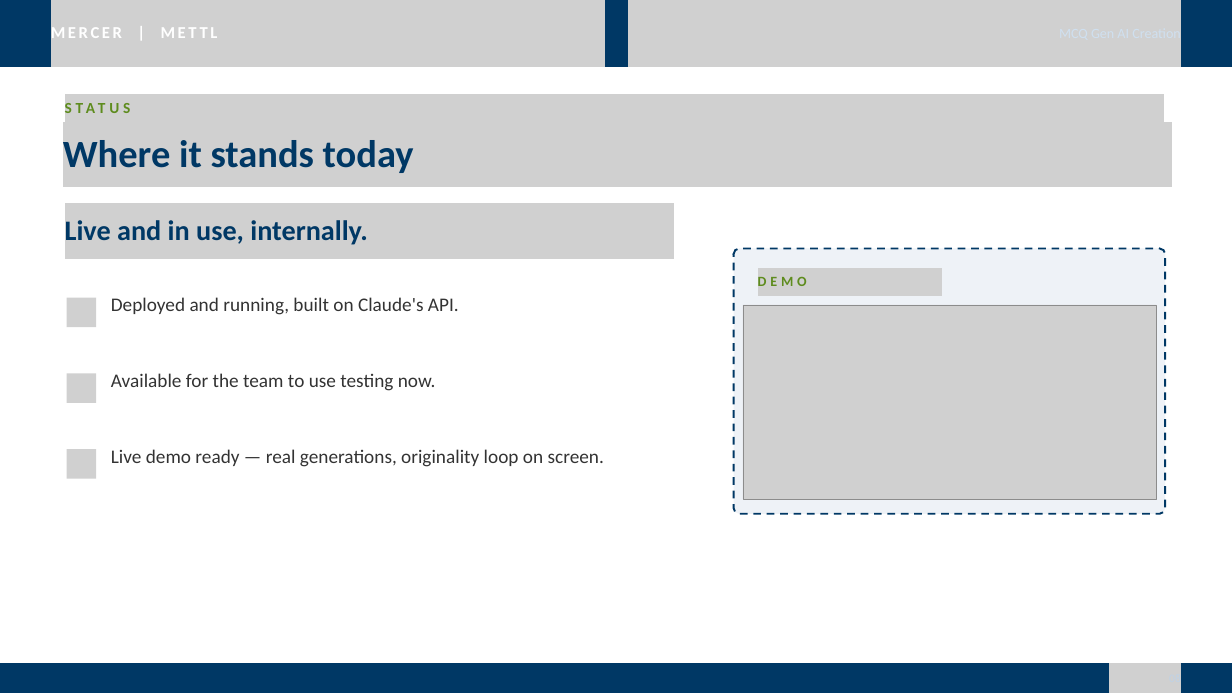
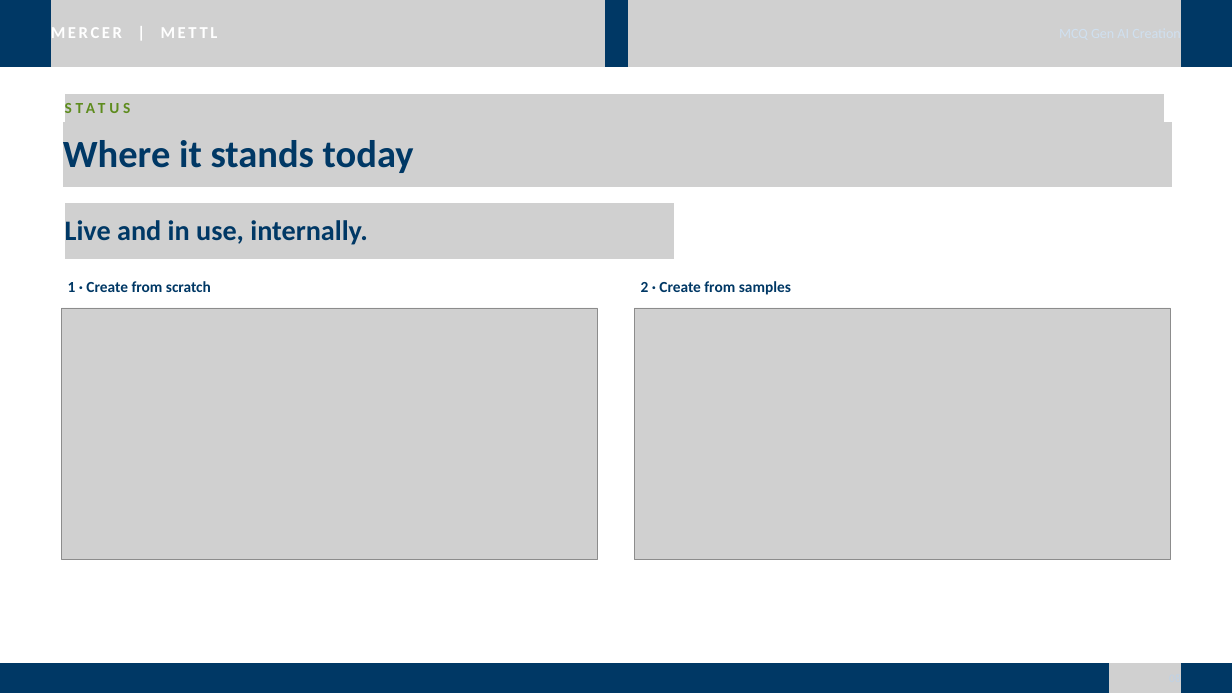
Before and after one commit to BinaryBishup/GenAI_mcqs, a slide deck: slide 8 of MCQ_GenAI_Creation_Showcase.pptx. Drawn at 1232x693 pixels with LibreOffice and Linux fonts; fonts in the diff are those of the drawing; grey boxes stand for pictures. Boxes give left, top, right and bottom in pixels: in the first picture for what was removed or moved away, otherwise in the second. Text is boxed around its words. In the diff, an @@ line names an element or a change of style, - is before the commit and + after.

```diff
--- a/MCQ_GenAI_Creation_Showcase.pptx
+++ b/MCQ_GenAI_Creation_Showcase.pptx
@@ freeform shape removed at [734, 248, 1165, 514] @@
@@ picture removed at [758, 268, 942, 296] @@
@@ picture removed at [67, 298, 96, 327] @@
@@ text added at [68, 281, 211, 292], 18 pt, text #003865, bold @@
+1 · Create from scratch
@@ text removed at [111, 297, 459, 315] @@
-Deployed and running, built on Claude's API.
@@ text added at [641, 281, 791, 295], 18 pt, text #003865, bold @@
+2 · Create from samples
@@ text removed at [758, 276, 807, 286] @@
-DEMO
@@ picture added at [62, 308, 598, 559] @@
@@ picture: place and size @@
-picture at [743, 305, 1156, 499]
+picture at [634, 308, 1170, 559]
@@ picture removed at [67, 373, 96, 403] @@
@@ text removed at [111, 373, 436, 391] @@
-Available for the team to use testing now.
@@ picture removed at [67, 449, 96, 479] @@
@@ text removed at [111, 449, 604, 467] @@
-Live demo ready — real generations, originality loop on screen.
```
